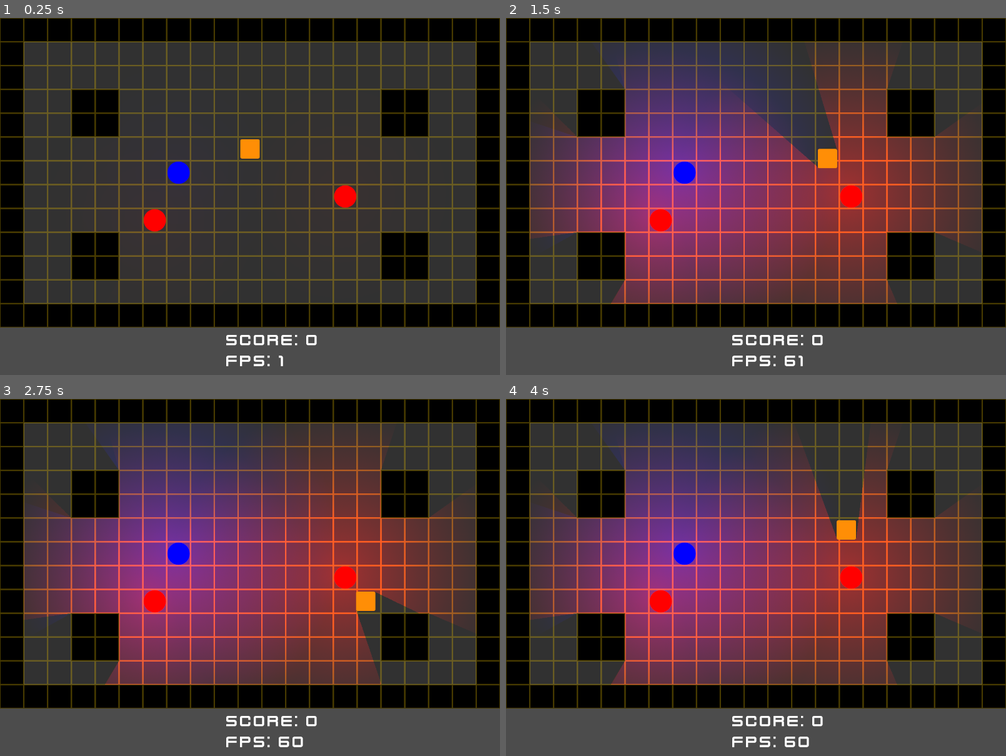
Above: before the commit, frames 1-4 (two rows, left to right).
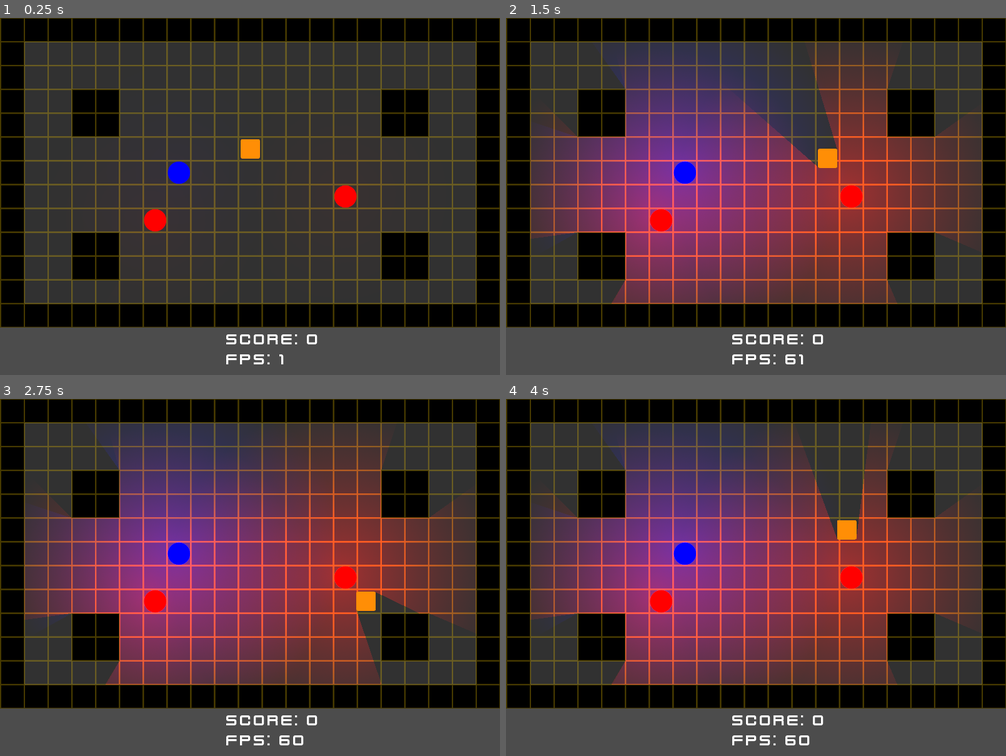
Above: after the commit, the same moments.

Repository: Niederb/njamnjam
Game: Godot game, scene res://scenes/LevelTemplate.tscn
Same seed, same stepped clock (60 frames per second), same inputs: the game is played once before the commit and once after it.
Inputs:
- Up to frame 1 (0.25 s): no input
- Up to frame 2 (1.5 s): hold Right (right) 0.53-1.28 s; hold Down (down) from 1.28 s (still down)
- Up to frame 3 (2.75 s): release Down (down) at 2.03 s; hold Right (right) from 2.03 s (still down)
- Up to frame 4 (4 s): release Right (right) at 2.78 s; hold Up (up) 2.78-3.53 s; hold Left (left) from 3.53 s (still down)

The runs differ from the first frame. In frame 1, 2.9% of the frame differs, in the area x 0-77%, y 0-98%; in frame 2, 3.8%; in frame 3, 3.8%; in frame 4, 3.9%, in the area x 0-87%, y 0-98%.

Commit message:
Move files into scenes

Diff:
--- a/Player.gd
+++ /dev/null
@@ -1,74 +0,0 @@
-extends Node2D
-
-var direction = Vector2()
-var length = Globals.START_LENGTH
-var dead = false
-var new_bodypart_position = Vector2()
-var tween_done = true
-
-func _ready():
-	var position_offset = 0
-	for _i in range(length):
-		var body_part = load("res://scenes/BodyPart.tscn").instance()
-		position_offset += Globals.CELL_SIZE
-		body_part.global_position.y -= position_offset
-		$Body.add_child(body_part)
-
-func remove_body_parts(indeces):
-	var children = []
-	for i in indeces:
-		if i < $Body.get_child_count():
-			children.push_back($Body.get_child(i))
-	for c in children:
-		c.die()
-		$Body.remove_child(c)
-
-func get_body_parts():
-	return $Body.get_children()
-
-func move_body():
-	var start_position = global_position
-	var end_position = global_position + Globals.CELL_SIZE * direction
-	var space_state = get_world_2d().get_direct_space_state()
-	var intersection = space_state.intersect_point(end_position)
-	if intersection:
-		get_tree().call_group("Gamestate", "game_over")
-		$DieSFX.play()
-		dead = true
-		return
-	$Tween.interpolate_property(self, "global_position",
-		start_position, end_position, Globals.TIME_INTERVAL,
-		Tween.TRANS_LINEAR, Tween.EASE_IN_OUT)
-	tween_done = false
-
-	for body_part in $Body.get_children():
-		start_position = body_part.move_to($Tween, start_position)
-	new_bodypart_position = start_position
-	$Tween.start()
-
-func move():
-	if tween_done and !dead and direction.length() > 0:
-		move_body()
-
-func _input(_delta):
-	if Input.is_action_just_pressed("left"):
-		direction = Vector2(-1, 0)
-	elif Input.is_action_just_pressed("right"):
-		direction = Vector2(1, 0)
-	elif Input.is_action_just_pressed("down"):
-		direction = Vector2(0, 1)
-	elif Input.is_action_just_pressed("up"):
-		direction = Vector2(0, -1)
-
-func increase_length(color_index):
-	$GoodieSFX.play()
-	length += 1
-	var body_part = load("res://scenes/BodyPart.tscn").instance()
-	body_part.modulate_color(color_index)
-	$Body.add_child(body_part)
-
-func move_finished():
-	return tween_done
-
-func _on_Tween_tween_all_completed():
-	tween_done = true
--- a/project.godot
+++ b/project.godot
@@ -21,13 +21,14 @@
 
 [autoload]
 
-Globals="*res://Globals.gd"
+Globals="*res://scenes/Globals.gd"
 
 [display]
 
 window/size/width=1344
 window/size/height=960
 window/vsync/use_vsync=false
+window/stretch/mode="2d"
 window/stretch/aspect="keep"
 
 [input]
--- a/scenes/Block.gd
+++ b/scenes/Block.gd
@@ -1,4 +1,4 @@
-extends "res://Cell.gd"
+extends "res://scenes/Cell.gd"
 
 func modulate_color(new_color_index):
 	color_index = new_color_index
--- a/scenes/BodyPart.gd
+++ b/scenes/BodyPart.gd
@@ -1,4 +1,4 @@
-extends "res://Cell.gd"
+extends "res://scenes/Cell.gd"
 
 func modulate_color(new_color_index):
 	color_index = new_color_index
--- a/scenes/GUI.tscn
+++ b/scenes/GUI.tscn
@@ -1,6 +1,6 @@
 [gd_scene load_steps=5 format=2]
 
-[ext_resource path="res://GUI.gd" type="Script" id=1]
+[ext_resource path="res://scenes/GUI.gd" type="Script" id=1]
 [ext_resource path="res://gfx/kenvector_future.ttf" type="DynamicFontData" id=2]
 
 [sub_resource type="DynamicFont" id=1]
--- a/scenes/GameOver.gd
+++ b/scenes/GameOver.gd
@@ -4,5 +4,6 @@
 	$CenterContainer/VBoxContainer/HBoxContainer/FinalScore.text = str($"/root/Globals".score)
 
 func _on_TryAgainButton_pressed():
+	Globals.MIN_COMBO_SIZE = int($GridContainer/MinimalComboSize.text)
 	Globals.score = 0
 	get_tree().change_scene("res://scenes/LevelTemplate.tscn")
--- a/scenes/GameOver.tscn
+++ b/scenes/GameOver.tscn
@@ -24,6 +24,49 @@
 "_edit_use_anchors_": false
 }
 
+[node name="GridContainer" type="GridContainer" parent="."]
+anchor_left = 0.5
+anchor_right = 0.5
+margin_left = -119.0
+margin_top = 187.0
+margin_right = 119.0
+margin_bottom = 251.0
+columns = 2
+__meta__ = {
+"_edit_use_anchors_": false
+}
+
+[node name="MinimalComboSizeLabel" type="Label" parent="GridContainer"]
+margin_top = 8.0
+margin_right = 134.0
+margin_bottom = 22.0
+text = "Minimal combo size:"
+
+[node name="MinimalComboSize" type="TextEdit" parent="GridContainer"]
+margin_left = 138.0
+margin_right = 238.0
+margin_bottom = 30.0
+rect_min_size = Vector2( 100, 30 )
+text = "3"
+
+[node name="NumberColorsLabel" type="Label" parent="GridContainer"]
+margin_top = 42.0
+margin_right = 134.0
+margin_bottom = 56.0
+text = "Number of Colors:"
+
+[node name="NumberColors" type="TextEdit" parent="GridContainer"]
+margin_left = 138.0
+margin_top = 34.0
+margin_right = 238.0
+margin_bottom = 64.0
+rect_min_size = Vector2( 0, 30 )
+size_flags_horizontal = 3
+text = "3"
+__meta__ = {
+"_edit_use_anchors_": false
+}
+
 [node name="CenterContainer" type="CenterContainer" parent="."]
 anchor_right = 1.0
 anchor_bottom = 1.0
@@ -32,10 +75,10 @@
 }
 
 [node name="VBoxContainer" type="VBoxContainer" parent="CenterContainer"]
-margin_left = 339.0
-margin_top = 236.0
-margin_right = 684.0
-margin_bottom = 363.0
+margin_left = 499.0
+margin_top = 416.0
+margin_right = 844.0
+margin_bottom = 543.0
 
 [node name="GameOverLabel" type="Label" parent="CenterContainer/VBoxContainer"]
 margin_right = 345.0
--- a/Globals.gd
+++ b/scenes/Globals.gd
@@ -2,11 +2,11 @@
 
 const START_LENGTH = 0
 const CELL_SIZE = 64
-const N_COLORS = 3
+var N_COLORS = 3
 const N_GOODIES = 3
-const MIN_COMBO_SIZE = 3
+var MIN_COMBO_SIZE = 3
 const TIME_INTERVAL = 0.25
-var colors = [ Color(1, 0, 0), Color(0, 1, 0), Color(0, 0, 1), Color(0, 1, 1)]
+var colors = [ Color(1, 0, 0), Color(0, 1, 0), Color(0, 0, 1), Color(0, 1, 1), Color(1, 0, 1), Color(1, 1, 0)]
 
 enum CellType { WALL, GOODIE, SNAKE, EMPTY }
 
--- a/scenes/Goodie.gd
+++ b/scenes/Goodie.gd
@@ -1,4 +1,4 @@
-extends "res://Cell.gd"
+extends "res://scenes/Cell.gd"
 
 func init(position, new_color_index):
 	color_index = new_color_index
--- a/scenes/Player.gd
+++ b/scenes/Player.gd
@@ -1,16 +1,74 @@
 extends Node2D
 
+var direction = Vector2()
+var length = Globals.START_LENGTH
+var dead = false
+var new_bodypart_position = Vector2()
+var tween_done = true
 
-# Declare member variables here. Examples:
-# var a = 2
-# var b = "text"
+func _ready():
+	var position_offset = 0
+	for _i in range(length):
+		var body_part = load("res://scenes/BodyPart.tscn").instance()
+		position_offset += Globals.CELL_SIZE
+		body_part.global_position.y -= position_offset
+		$Body.add_child(body_part)
 
+func remove_body_parts(indeces):
+	var children = []
+	for i in indeces:
+		if i < $Body.get_child_count():
+			children.push_back($Body.get_child(i))
+	for c in children:
+		c.die()
+		$Body.remove_child(c)
 
-# Called when the node enters the scene tree for the first time.
-func _ready():
-	pass # Replace with function body.
+func get_body_parts():
+	return $Body.get_children()
 
+func move_body():
+	var start_position = global_position
+	var end_position = global_position + Globals.CELL_SIZE * direction
+	var space_state = get_world_2d().get_direct_space_state()
+	var intersection = space_state.intersect_point(end_position)
+	if intersection:
+		get_tree().call_group("Gamestate", "game_over")
+		$DieSFX.play()
+		dead = true
+		return
+	$Tween.interpolate_property(self, "global_position",
+		start_position, end_position, Globals.TIME_INTERVAL,
+		Tween.TRANS_LINEAR, Tween.EASE_IN_OUT)
+	tween_done = false
 
-# Called every frame. 'delta' is the elapsed time since the previous frame.
-#func _process(delta):
-#	pass
+	for body_part in $Body.get_children():
+		start_position = body_part.move_to($Tween, start_position)
+	new_bodypart_position = start_position
+	$Tween.start()
+
+func move():
+	if tween_done and !dead and direction.length() > 0:
+		move_body()
+
+func _input(_delta):
+	if Input.is_action_just_pressed("left"):
+		direction = Vector2(-1, 0)
+	elif Input.is_action_just_pressed("right"):
+		direction = Vector2(1, 0)
+	elif Input.is_action_just_pressed("down"):
+		direction = Vector2(0, 1)
+	elif Input.is_action_just_pressed("up"):
+		direction = Vector2(0, -1)
+
+func increase_length(color_index):
+	$GoodieSFX.play()
+	length += 1
+	var body_part = load("res://scenes/BodyPart.tscn").instance()
+	body_part.modulate_color(color_index)
+	$Body.add_child(body_part)
+
+func move_finished():
+	return tween_done
+
+func _on_Tween_tween_all_completed():
+	tween_done = true
--- a/scenes/Player.tscn
+++ b/scenes/Player.tscn
@@ -1,7 +1,7 @@
 [gd_scene load_steps=7 format=2]
 
 [ext_resource path="res://gfx/player.png" type="Texture" id=1]
-[ext_resource path="res://Player.gd" type="Script" id=2]
+[ext_resource path="res://scenes/Player.gd" type="Script" id=2]
 [ext_resource path="res://sfx/laser5.ogg" type="AudioStream" id=3]
 [ext_resource path="res://sfx/highDown.ogg" type="AudioStream" id=4]
 
Renamed: Cell.gd -> scenes/Cell.gd
Renamed: GUI.gd -> scenes/GUI.gd
